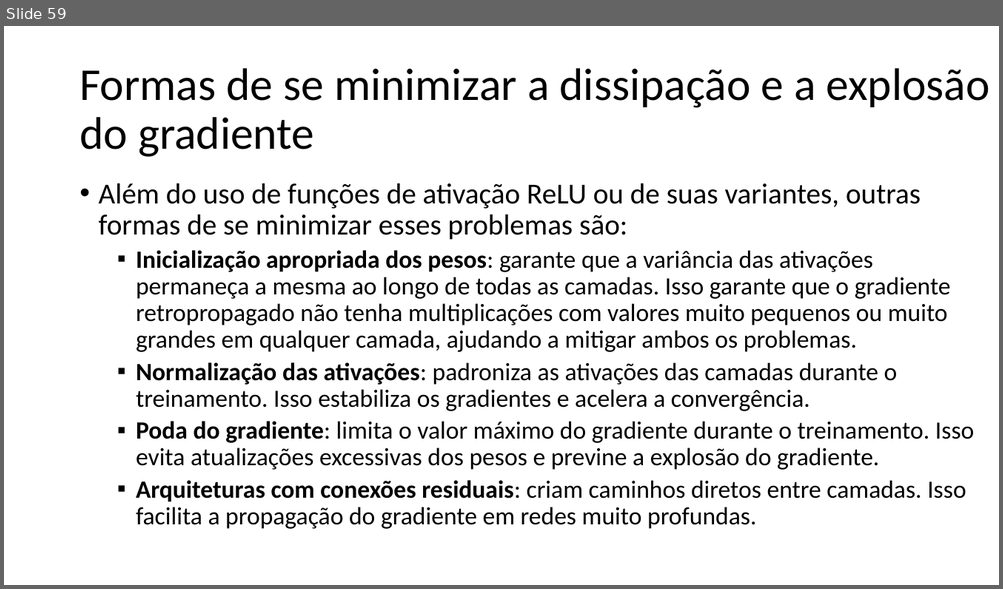
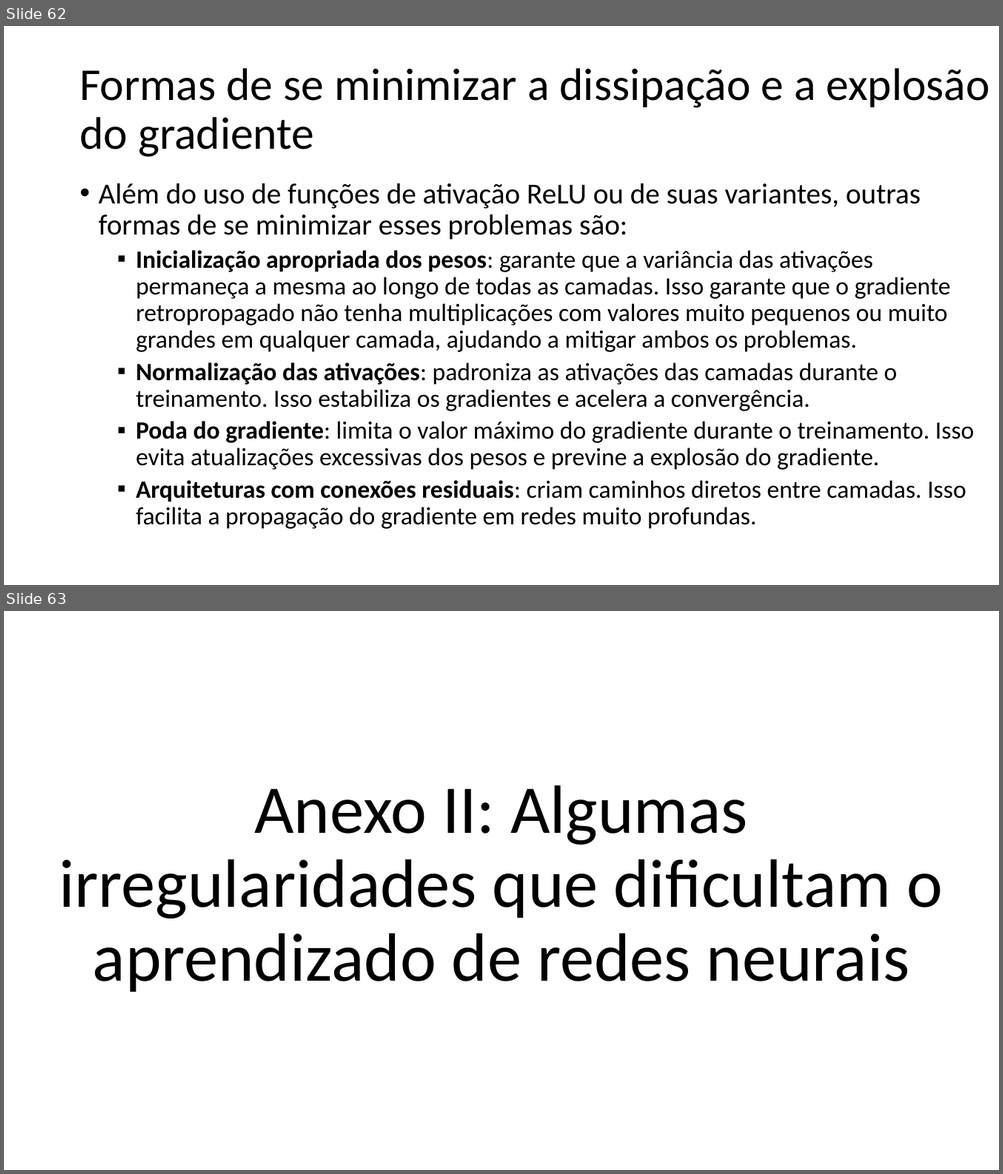
Before and after one commit to zz4fap/c24_inteligencia_artificial, a slide deck: slides/C24_MLP.pptx. Shown one above the other, each under a label of ours: slide 59 before the commit, slides 62 and 63 after it. The pictures are 1003x589 and 1003x1174 pixels, drawn with LibreOffice and Linux fonts; fonts in the diff are those of the drawing. Boxes give left, top, right and bottom in pixels: in the first picture for what was removed or moved away, otherwise in the second. Text is boxed around its words. In the diff, an @@ line names an element or a change of style, - is before the commit and + after.

```diff
--- a/slides/C24_MLP.pptx
+++ b/slides/C24_MLP.pptx
@@ slide 63 added at (4, 611, 999, 1170), background #FFFFFF @@
@@ text added at (60, 786, 942, 992), 66 pt, text #000000 @@
+Anexo II: Algumas irregularidades que dificultam o aprendizado de redes neurais
@@ what was slide 59 is now slide 62 @@
```
Also in this commit, not shown: 5 other slides added.
